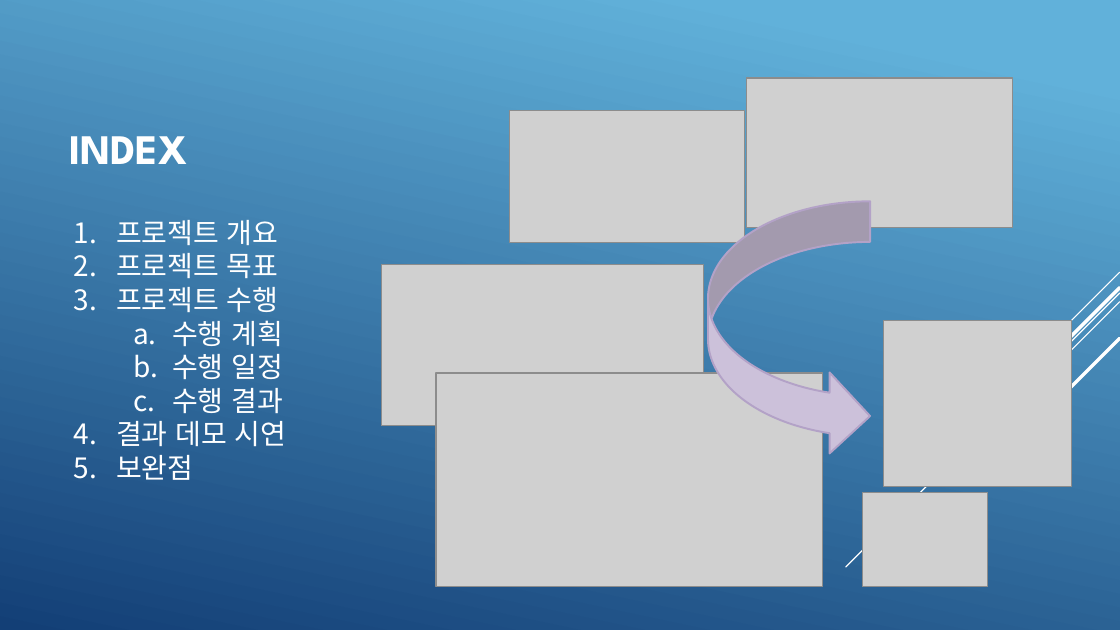
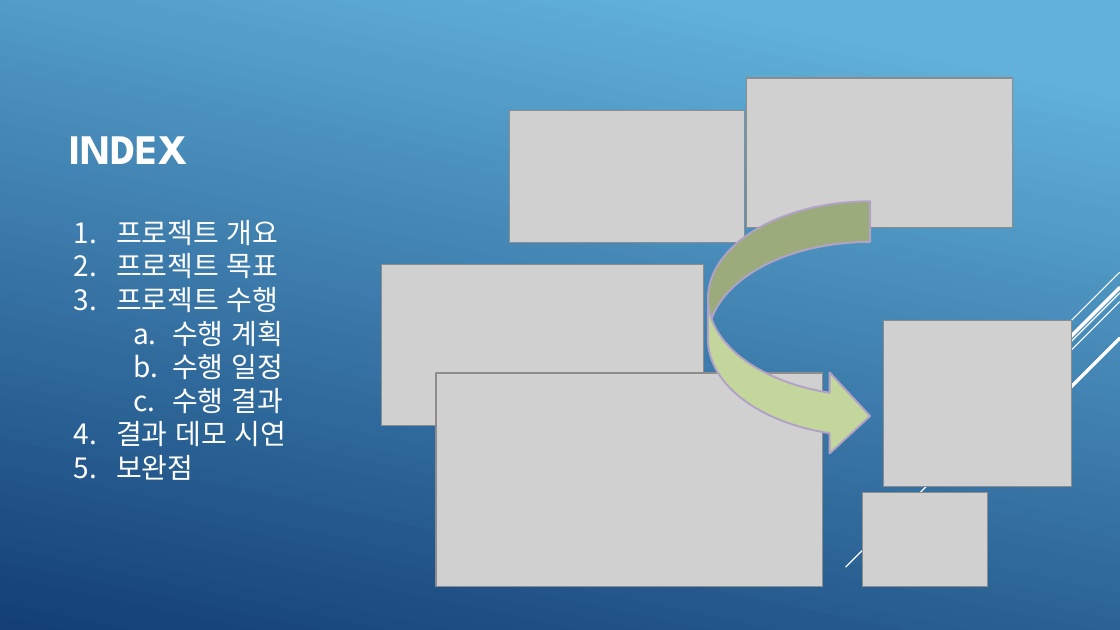
Before and after one commit to KimJeongHoon190/First_Project, a slide deck: slide 2 of 제출자료/최종 발표 프레젠테이션(김정훈).pptx. Drawn at 1120x630 pixels with LibreOffice and Linux fonts; fonts in the diff are those of the drawing; grey boxes stand for pictures. Boxes give left, top, right and bottom in pixels: in the first picture for what was removed or moved away, otherwise in the second. Text is boxed around its words. In the diff, an @@ line names an element or a change of style, - is before the commit and + after.

Commit message:
ff

```diff
--- a/제출자료/최종 발표 프레젠테이션(김정훈).pptx
+++ b/제출자료/최종 발표 프레젠테이션(김정훈).pptx
@@ curved right arrow at <box>708,202,870,457</box>: fill #CCC1DA to #C3D69B @@
```
